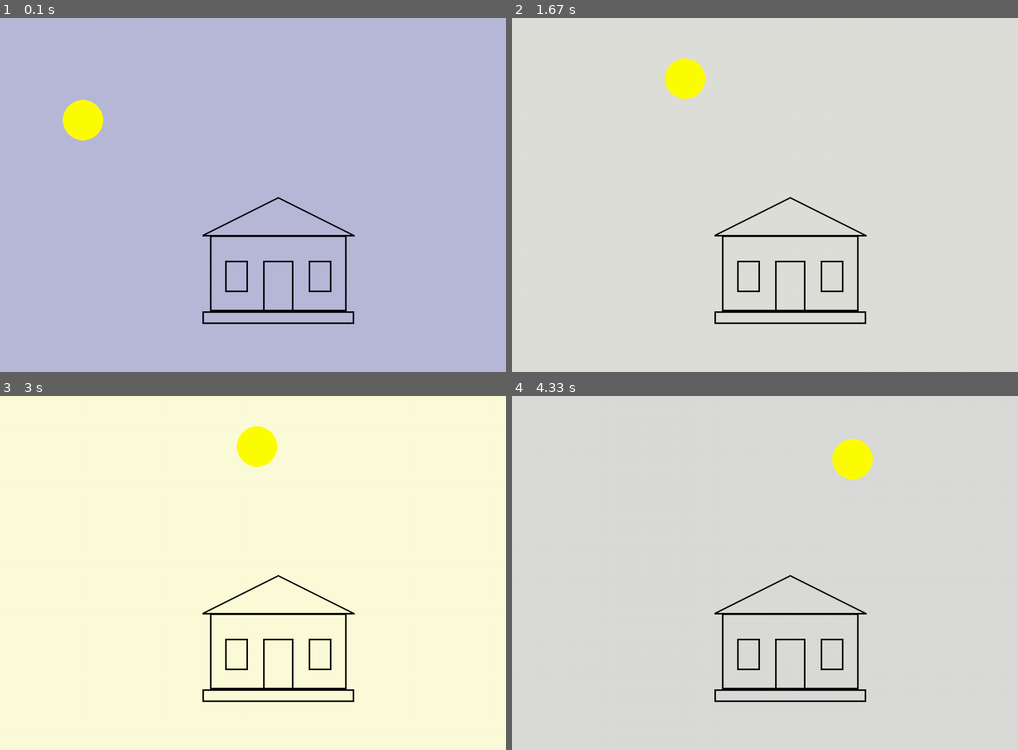
Above: before the commit, frames 1-4 (two rows, left to right).
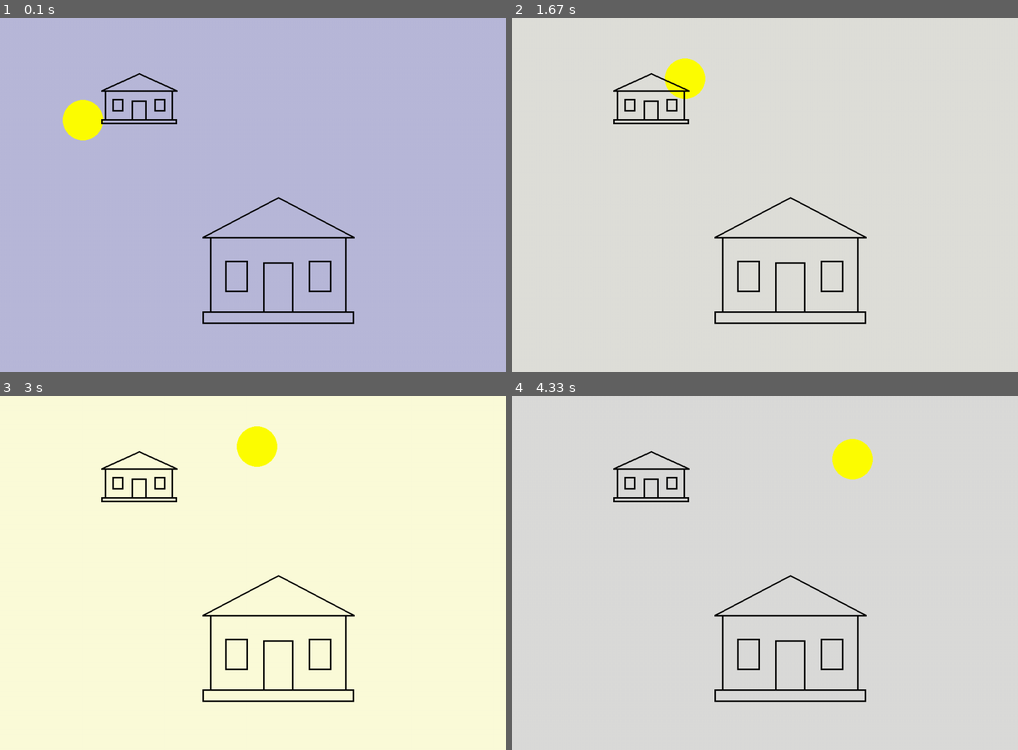
Above: after the commit, the same moments.

Repository: Dmitry1101985/Python
Game: pygame game, started from My_Game/test.py
Same seed, same stepped clock (60 frames per second), same inputs: the game is played once before the commit and once after it.
Inputs:
- Up to frame 1 (0.1 s): no input
- Up to frame 2 (1.67 s): no input
- Up to frame 3 (3 s): no input
- Up to frame 4 (4.33 s): no input

The runs differ from the first frame. In frame 1, 1.2% of the frame differs, in the area x 20-71%, y 15-83%; in frame 2, 1.2%; in frame 3, 1.2%; in frame 4, 1.2%.

Commit message:
testing, correcting

Diff:
--- a/My_Game/house_class.py
+++ b/My_Game/house_class.py
@@ -39,7 +39,7 @@
 
     def draw_roof(self, screen):
         roof_lp_x = self.x
-        roof_lp_y = self.y - 0.6 * self.height
+        roof_lp_y = self.y - 0.6 * self.height + 4
         roof_rp_x = self.x + self.width
         roof_rp_y = roof_lp_y
         roof_cp_x = self.x + self.width / 2
@@ -56,7 +56,7 @@
         walls_width = self.width * 0.9
         walls_height = self.height * 0.6
         walls_x = self.x + (self.width - walls_width) / 2
-        walls_y = self.y - walls_height
+        walls_y = self.y - walls_height + 3
         pygame.draw.rect(screen, "black", [walls_x, walls_y, walls_width, walls_height], 3)
 
 
@@ -64,7 +64,7 @@
         door_height = self.height * 0.4
         door_width = self.width * 0.2
         door_x = self.x + (self.width / 2) - (door_width / 2)
-        door_y = self.y - door_height
+        door_y = self.y - door_height + 3
         pygame.draw.rect(screen, "black", [door_x, door_y, door_width, door_height], 3)
 
 
--- a/My_Game/test.py
+++ b/My_Game/test.py
@@ -20,6 +20,9 @@
 sky = sky_class.Sky()
 
 house = house_class.House()
+house_2 = house_class.House()
+house_2.set_size(150, 100)
+house_2.set_position(200, 200)
 # house.set_size(300, 200)
 # house.set_position(350,680)
 
@@ -38,6 +41,7 @@
     sun.move(screen)
 
     house.draw(screen)
+    house_2.draw(screen)
 
     pygame.display.flip()
 pygame.quit()
